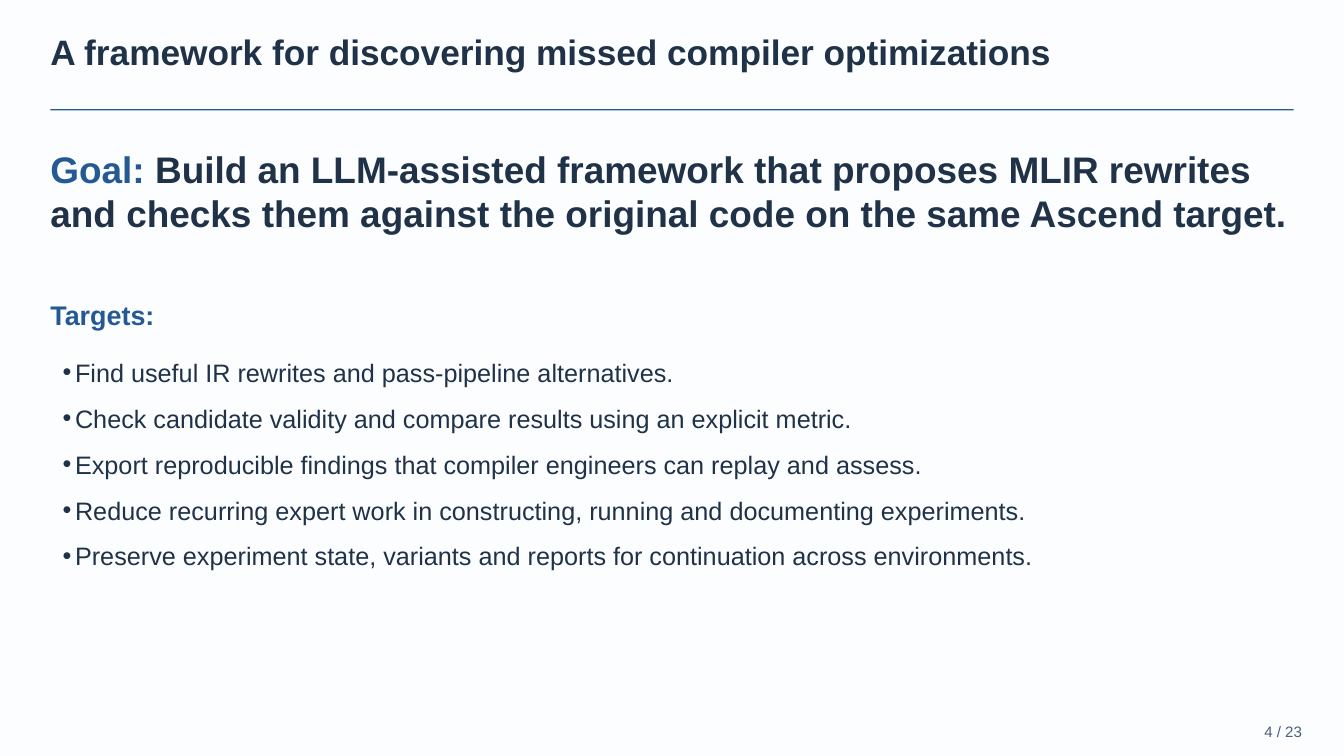
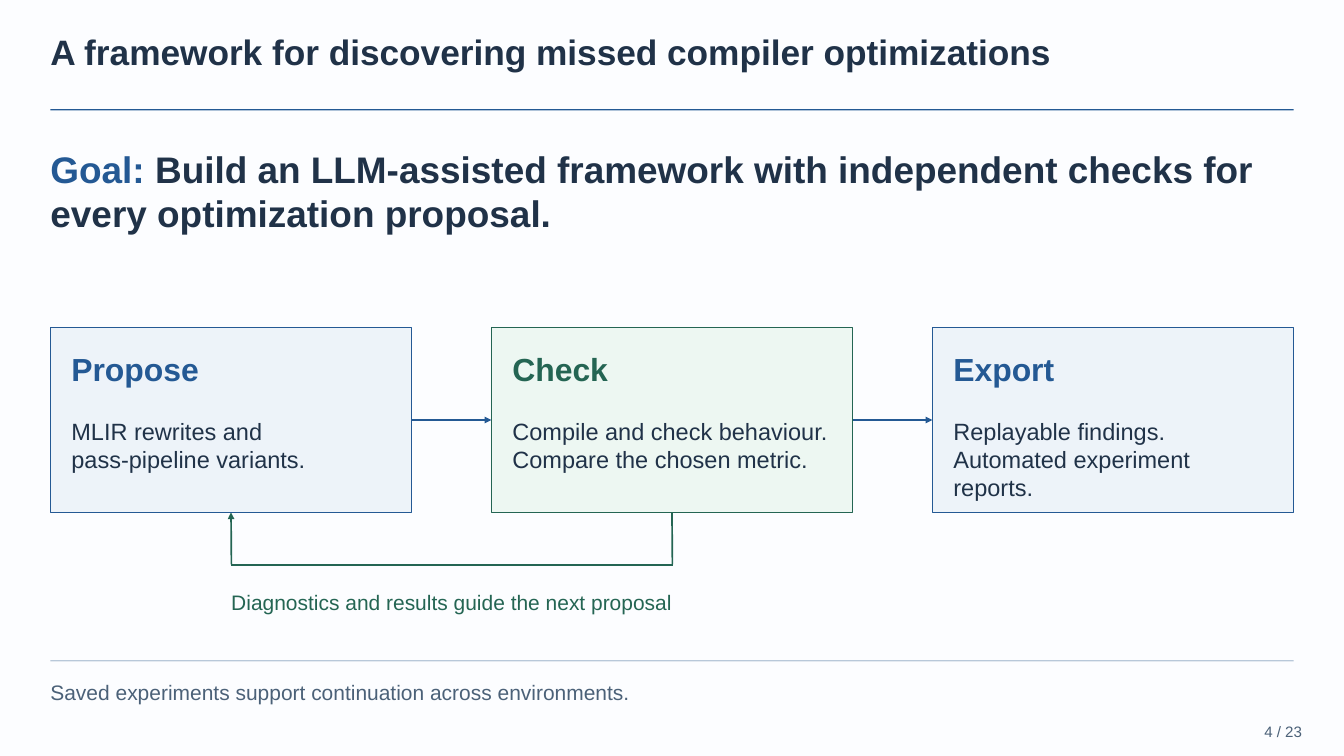
Before and after one commit to BonZirka/ascend-npu-optimization-research, a slide deck: slide 4 of output/ascend-optimization-pitch/ascend-optimization-technical.pptx. Drawn at 1344x756 pixels with LibreOffice and Linux fonts; fonts in the diff are those of the drawing. Boxes give left, top, right and bottom in pixels: in the first picture for what was removed or moved away, otherwise in the second. Text is boxed around its words. In the diff, an @@ line names an element or a change of style, - is before the commit and + after.

Commit message:
Reshape slide four as propose check export overview

```diff
--- a/output/ascend-optimization-pitch/ascend-optimization-technical.pptx
+++ b/output/ascend-optimization-pitch/ascend-optimization-technical.pptx
@@ text at <box>50,156,1252,234</box>: text changed @@
-Goal: Build an LLM-assisted framework that proposes MLIR rewrites and checks them against the original code on the same Ascend target.
+Goal: Build an LLM-assisted framework with independent checks for every optimization proposal.
@@ text removed at <box>50,306,154,330</box> @@
-Targets:
@@ rectangle added at <box>50,327,411,512</box>, fill #EDF3F9, outline #245994 0.98 pt @@
@@ rectangle added at <box>491,327,852,512</box>, fill #EDF7F2, outline #246553 0.98 pt @@
@@ rectangle added at <box>932,327,1293,512</box>, fill #EDF3F9, outline #245994 0.98 pt @@
@@ text added at <box>71,359,198,387</box>, 28.5 pt, text #245994, bold @@
+Propose
@@ text added at <box>512,358,608,382</box>, 28.5 pt, text #246553, bold @@
+Check
@@ text added at <box>953,359,1054,387</box>, 28.5 pt, text #245994, bold @@
+Export
@@ text removed at <box>75,363,1032,571</box> @@
-• Find useful IR rewrites and pass-pipeline alternatives.
-• Check candidate validity and compare results using an explicit metric.
-• Export reproducible findings that compiler engineers can replay and assess.
-• Reduce recurring expert work in constructing, running and documenting experiments.
-• Preserve experiment state, variants and reports for continuation across environments.
@@ text added at <box>71,423,305,473</box>, 21 pt, text #203248 @@
+MLIR rewrites and
+pass-pipeline variants.
@@ arrow added from (411, 420) to (491, 420), #245994 1.5 pt @@
@@ text added at <box>512,423,828,473</box>, 21 pt, text #203248 @@
+Compile and check behaviour.
+Compare the chosen metric.
@@ arrow added from (852, 420) to (932, 420), #245994 1.5 pt @@
@@ text added at <box>953,423,1190,501</box>, 21 pt, text #203248 @@
+Replayable findings.
+Automated experiment reports.
@@ arrow added from (231, 564) to (231, 512), #246553 1.5 pt @@
@@ line added from (672, 512) to (672, 564), #246553 1.5 pt @@
@@ line added from (672, 565) to (231, 565), #246553 1.5 pt @@
@@ text added at <box>231,594,671,615</box>, 18.8 pt, text #246553 @@
+Diagnostics and results guide the next proposal
@@ rectangle added at <box>50,660,1293,661</box>, fill #B8C8D9 @@
@@ text added at <box>50,685,630,705</box>, 18.8 pt, text #4B6178 @@
+Saved experiments support continuation across environments.
```
Also in this commit, not shown: 4 other files.
